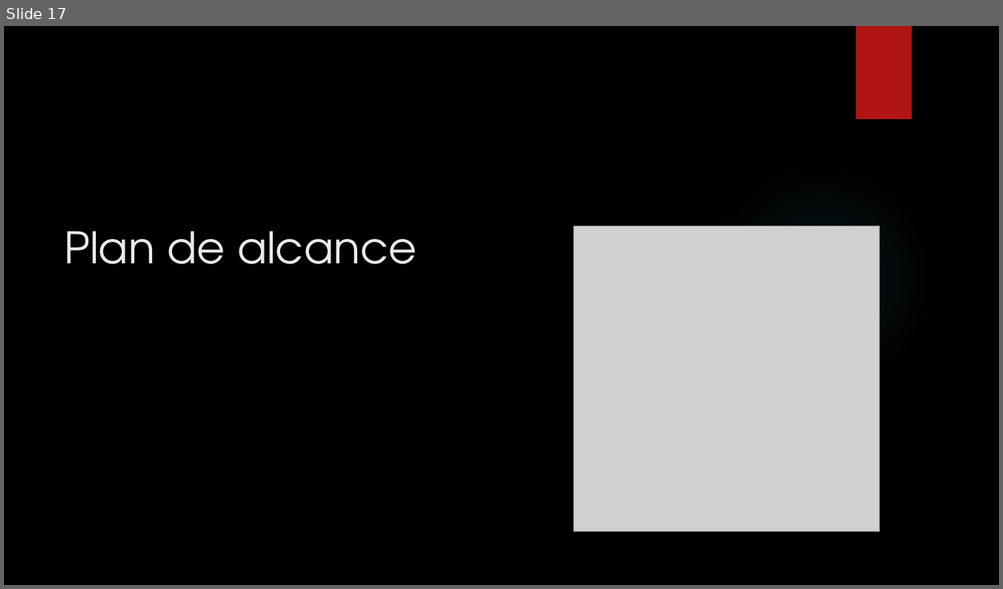
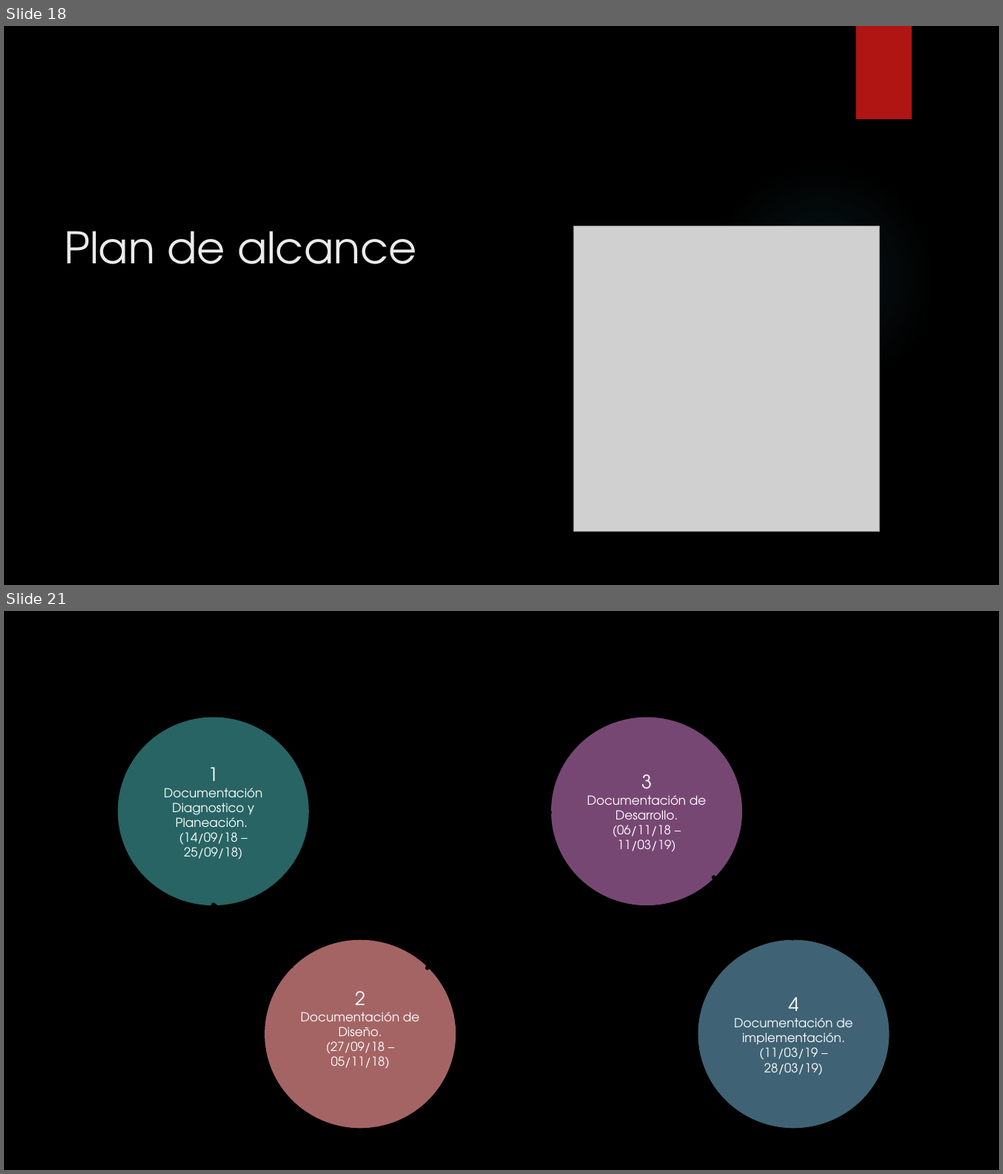
Before and after one commit to darkvical/gestion-proy-trabajo, a slide deck: GestionProy - Presentacion.pptx. Shown one above the other, each under a label of ours: slide 17 before the commit, slides 18 and 21 after it; the slides between them are not shown. The pictures are 1003x589 and 1003x1174 pixels, drawn with LibreOffice and Linux fonts; fonts in the diff are those of the drawing; grey boxes stand for pictures; background and template pictures are left out. Boxes give left, top, right and bottom in pixels: in the first picture for what was removed or moved away, otherwise in the second. Text is boxed around its words. In the diff, an @@ line names an element or a change of style, - is before the commit and + after.

```diff
--- a/GestionProy - Presentacion.pptx
+++ b/GestionProy - Presentacion.pptx
@@ slide 21 added at <box>4,611,999,1170</box>, background picture (left out) @@
@@ text added at <box>87,675,333,705</box>, 18 pt, text #000000 @@
+Plan de alcance – Hitos
@@ ellipse added at <box>118,718,307,905</box>, fill #286464, outline #286464 1.5 pt, 12 pt, text #FFFFFF @@
+1
+Documentación Diagnostico y Planeación.
+(14/09/18 – 25/09/18)
@@ ellipse added at <box>552,718,741,905</box>, fill #764674, outline #764674 1.5 pt, 12 pt, text #FFFFFF @@
+3
+Documentación de Desarrollo.
+(06/11/18 – 11/03/19)
@@ arrow added from (427, 968) to (552, 812), #000000 4 pt @@
@@ arrow added from (714, 877) to (794, 941), #000000 4 pt @@
@@ arrow added from (213, 905) to (293, 968), #000000 4 pt @@
@@ ellipse added at <box>265,941,455,1128</box>, fill #A56464, outline #A56464 1.5 pt, 12 pt, text #FFFFFF @@
+2
+Documentación de Diseño.
+(27/09/18 – 05/11/18)
@@ ellipse added at <box>699,941,888,1128</box>, fill #3F6373, outline #3F6373 1.5 pt, 12 pt, text #FFFFFF @@
+4
+Documentación de implementación.
+(11/03/19 – 28/03/19)
@@ what was slide 17 is now slide 18 @@
```
Also in this commit, not shown: 3 slides changed, 13 other slides added, 1 slide removed, 1 other file.
